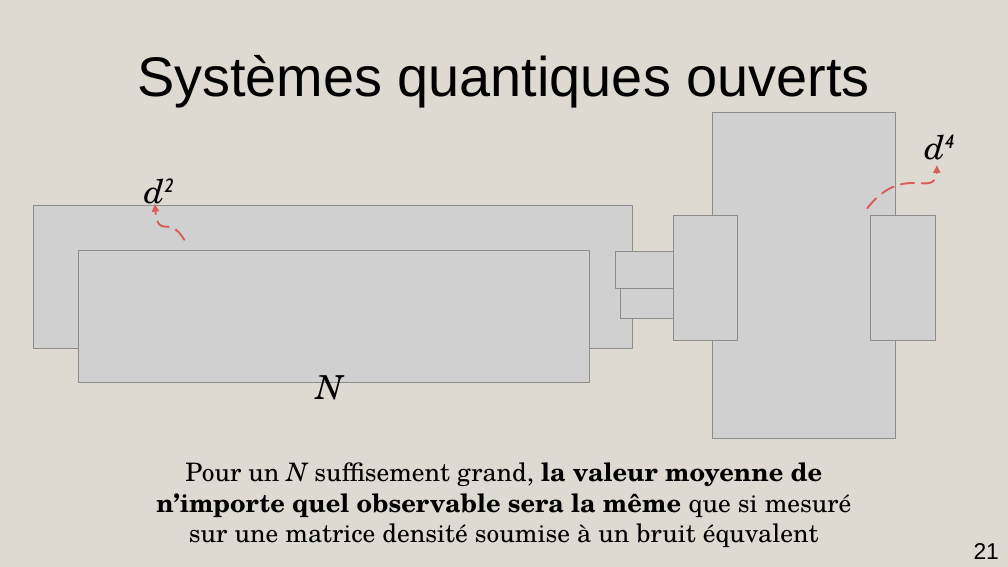
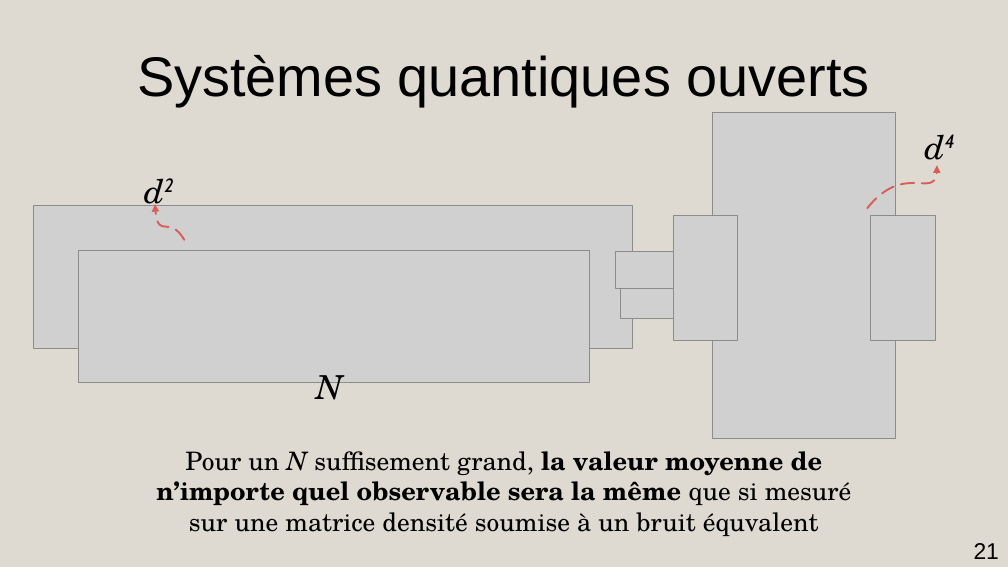
Before and after one commit to AmdaU/presentations, a slide deck: slide 21 of Seminaire/Seminaire.odp. Drawn at 1008x567 pixels with LibreOffice and Linux fonts; fonts in the diff are those of the drawing; grey boxes stand for pictures. Boxes give left, top, right and bottom in pixels: in the first picture for what was removed or moved away, otherwise in the second. Text is boxed around its words. In the diff, an @@ line names an element or a change of style, - is before the commit and + after.

```diff
--- a/Seminaire/Seminaire.odp
+++ b/Seminaire/Seminaire.odp
@@ title "Pour un N suffisement grand, ...": place and size @@
-title "Pour un N suffisement grand, ..." at (156,462,852,547)
+title "Pour un N suffisement grand, ..." at (156,451,852,536)
```
Also in this commit, not shown: 3 other slides changed, 1 slide added, 1 other file.
